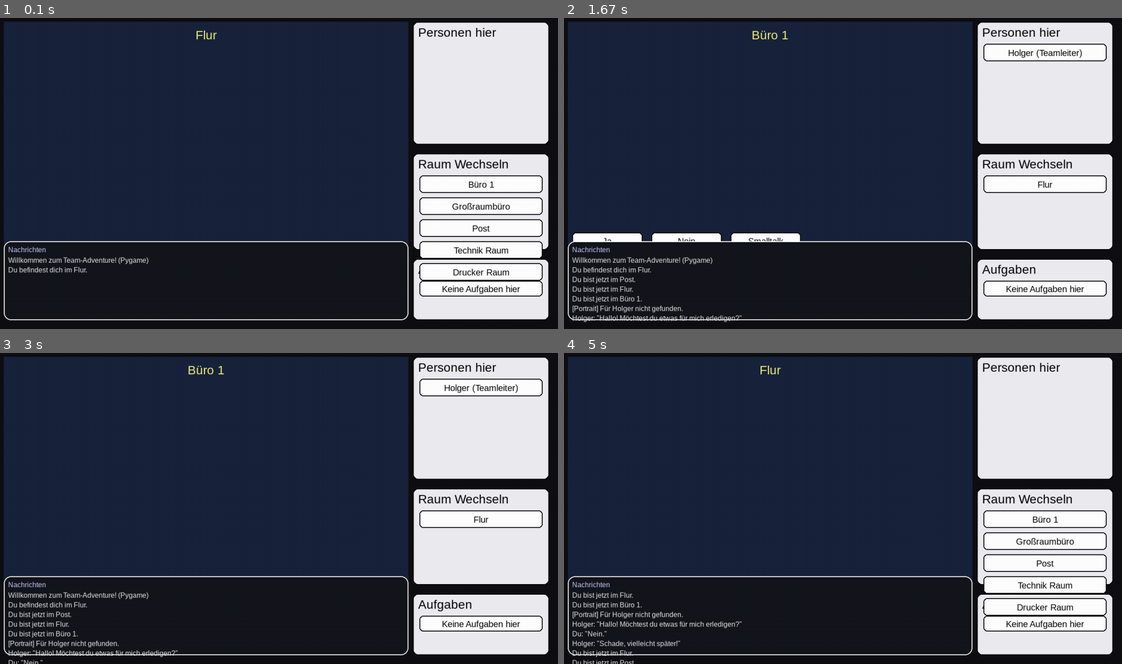
Above: before the commit, frames 1-4 (two rows, left to right).
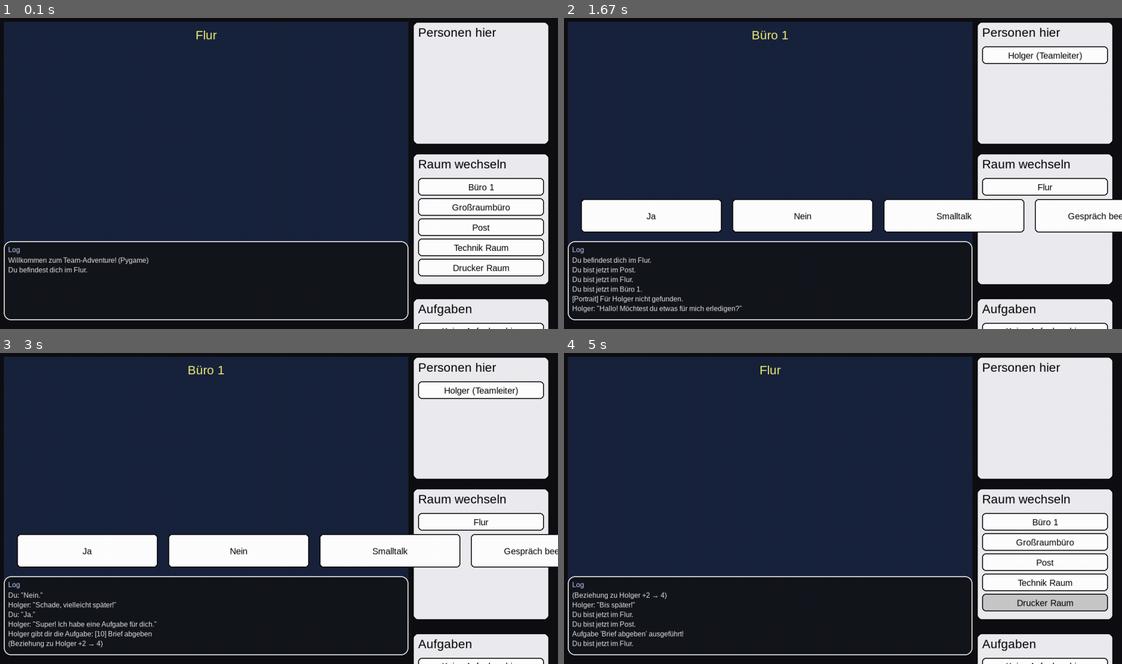
Above: after the commit, the same moments.

Repository: IboKrb/TeleTEXT
Game: pygame game, started from src/pygame_game.py
Two runs of this game, one before a commit and one after it. Both use one fixed random seed, a clock stepped at 60 frames per second and the inputs below.
Inputs (mouse positions are in pixels of both pictures, inside the frame that each line leads up to):
- Up to frame 1 (0.1 s): no input
- Up to frame 2 (1.67 s): press the mouse at (1043, 226) at 0.37 s; move the mouse to (854, 235) at 0.47 s; release the mouse at (664, 245) at 0.6 s; press the mouse at (1043, 185) at 0.7 s; move the mouse to (887, 123) at 0.8 s; release the mouse at (731, 58) at 0.93 s; press the mouse at (1043, 185) at 1.03 s; move the mouse to (976, 173) at 1.13 s; release the mouse at (909, 161) at 1.27 s; press the mouse at (1043, 55) at 1.37 s; move the mouse to (837, 77) at 1.47 s; release the mouse at (625, 101) at 1.6 s
- Up to frame 3 (3 s): click (94, 536) at 1.72 s; click "Nein" at 2.05 s; press the mouse at (89, 548) at 2.37 s; move the mouse to (206, 567) at 2.47 s; release the mouse at (323, 583) at 2.6 s; click (228, 402) at 2.72 s
- Up to frame 4 (5 s): press the mouse at (1077, 548) at 3.03 s; move the mouse to (982, 517) at 3.13 s; release the mouse at (882, 486) at 3.27 s; press the mouse at (1043, 520) at 3.37 s; move the mouse to (882, 520) at 3.47 s; release the mouse at (725, 520) at 3.6 s; press the mouse at (1043, 660) at 3.7 s; move the mouse to (960, 539) at 3.8 s; release the mouse at (870, 418) at 3.93 s; click "Post" at 4.05 s; press the mouse at (1043, 660) at 4.37 s; move the mouse to (993, 608) at 4.47 s; release the mouse at (943, 555) at 4.6 s; press the mouse at (1043, 520) at 4.7 s; move the mouse to (1049, 558) at 4.8 s; release the mouse at (1049, 595) at 4.93 s

The runs differ from the first frame. In frame 1, 4.9% of the frame differs, in the area x 1-99%, y 45-100%; in frame 2, 14%, in the area x 1-100%, y 8-100%; in frame 3, 14%; in frame 4, 7.1%.

Commit message:
Fullscreen, people portraits, button alignments, fonts/sizes reshaped

Diff:
--- a/src/pygame_game.py
+++ b/src/pygame_game.py
@@ -28,19 +28,21 @@
 ACCENT = (240, 240, 120)
 
 class Button:
-    def __init__(self, rect: pygame.Rect, text: str, callback, tooltip: Optional[str] = None):
+    def __init__(self, rect: pygame.Rect, text: str, callback, tooltip: Optional[str] = None, font: Optional[pygame.font.Font] = None):   # <- NEU):
         self.rect = rect
         self.text = text
         self.callback = callback
         self.tooltip = tooltip
         self.hover = False
+        self.font = FONT  # <- NEU
 
     def draw(self, surface: pygame.Surface):
         color = LIGHT_GRAY if self.hover else WHITE
         pygame.draw.rect(surface, color, self.rect, border_radius=8)
         pygame.draw.rect(surface, BLACK, self.rect, 2, border_radius=8)
-        text_surf = FONT.render(self.text, True, BLACK)
+        text_surf = self.font.render(self.text, True, BLACK) # <- geändert
         surface.blit(text_surf, text_surf.get_rect(center=self.rect.center))
+        text_surf = self.font.render(self.text, True, BLACK)  # <- nutzt self.font
 
     def handle_event(self, event: pygame.event.Event):
         if event.type == pygame.MOUSEMOTION:
@@ -51,7 +53,6 @@
                     self.callback()
 
 class Panel:
-    """Einfaches Rechteck-Panel mit Titel; verwendet für Seitenleisten/Log-Fenster."""
     def __init__(self, rect: pygame.Rect, title: str = ""):
         self.rect = rect
         self.title = title
@@ -62,6 +63,15 @@
         if self.title:
             title_surf = FONT_BIG.render(self.title, True, BLACK)
             surface.blit(title_surf, (self.rect.x + 12, self.rect.y + 8))
+
+    def content_rect(self, pad: int = 12) -> pygame.Rect:
+        title_h = (FONT_BIG.get_height() + 12) if self.title else 0
+        return pygame.Rect(
+            self.rect.x + pad,
+            self.rect.y + pad + title_h,
+            self.rect.width - 2*pad,
+            self.rect.height - 2*pad - title_h
+        )
 
 class TextLog:
     """Scrollbarer Text-Log mit anpassbarem Rahmen."""
@@ -145,27 +155,26 @@
 # Personen-Portraits laden
 ################################################################################
 
-# Wir erlauben ../assets als Root
+################################################################################
+# Personen-Portraits laden
+################################################################################
+
+################################################################################
+# Personen-Portraits laden
+################################################################################
+
 ASSETS_ROOTS = [
     os.path.join(os.path.dirname(__file__), "../assets"),
 ]
 
 def load_person_portrait(person_name: str, target_size: Tuple[int, int]) -> Optional[pygame.Surface]:
-    """
-    Erwartete Struktur (Case-sensitiv je nach OS):
-        ../assets/People/<PersonenName>/<nameNeutral>.(png|jpg|jpeg|webp)
-    Beispiel:
-        ../assets/People/Kirsten/kirstenNeutral.png
-    """
     folder_name = person_name
     basefile = person_name[:1].lower() + person_name[1:] + "Neutral"
-
     candidates = []
     for root in ASSETS_ROOTS:
         base_dir = os.path.join(root, "People", folder_name)
         for ext in (".png", ".jpg", ".jpeg", ".webp"):
             candidates.append(os.path.join(base_dir, basefile + ext))
-
     for path in candidates:
         if os.path.exists(path):
             try:
@@ -186,10 +195,6 @@
     return pygame.transform.smoothscale(surface, (nw, nh))
 
 def load_room_background(raum: Raum, target_size: Tuple[int, int]) -> pygame.Surface:
-    """
-    Versucht, ein Hintergrundbild aus ../assets/Rooms/<raumname>.png zu laden.
-    Fallback: einfärbte Fläche mit Raumtitel.
-    """
     filename = f"{raum.name.lower().replace(' ', '_')}.png"
     path = os.path.join(ASSETS_DIR, filename)
     surf = pygame.Surface(target_size)
@@ -200,216 +205,230 @@
             return img
         except Exception:
             pass
-
-    # Fallback: einfärben + Titel
     surf.fill(DARK_BLUE)
     title = FONT_BIG.render(raum.name, True, ACCENT)
     surf.blit(title, title.get_rect(center=(target_size[0] // 2, 30)))
     return surf
 
-def wrap_text(text: str, font: pygame.font.Font, max_width: int) -> List[str]:
-    words = text.split(" ")
-    lines = []
-    cur = ""
-    for w in words:
-        test = (cur + " " + w).strip()
-        if font.size(test)[0] <= max_width:
-            cur = test
+def preload_room_backgrounds(raeume, target_size):
+    """Einmalig beim Start alle Raum-Hintergründe laden & skalieren."""
+    cache = {}
+    for raum in raeume.values():
+        filename = f"{raum.name.lower().replace(' ', '_')}.png"
+        path = os.path.join(ASSETS_DIR, filename)
+        if os.path.exists(path):
+            try:
+                img = pygame.image.load(path).convert()
+                img = pygame.transform.smoothscale(img, target_size)
+                cache[raum.name] = img
+            except Exception:
+                surf = pygame.Surface(target_size)
+                surf.fill(DARK_BLUE)
+                title = FONT_BIG.render(raum.name, True, ACCENT)
+                surf.blit(title, title.get_rect(center=(target_size[0] // 2, 30)))
+                cache[raum.name] = surf
         else:
-            lines.append(cur)
-            cur = w
-    if cur:
-        lines.append(cur)
-    return lines
+            surf = pygame.Surface(target_size)
+            surf.fill(DARK_BLUE)
+            title = FONT_BIG.render(raum.name, True, ACCENT)
+            surf.blit(title, title.get_rect(center=(target_size[0] // 2, 30)))
+            cache[raum.name] = surf
+    return cache
 
 class GameApp:
+
+    def get_room_area(self) -> pygame.Rect:
+        # gleiche Fläche wie beim Zeichnen des Hintergrunds
+        return pygame.Rect(20, 20, self.width - 360, self.height - 200)
+
+    def build_dialog_buttons(self):
+        self.dialog_buttons.clear()
+
+        room_area = self.get_room_area()
+        # Unterkante, die nicht vom Log verdeckt wird
+        safe_bottom = self.log.rect.y - 12
+    # Verdoppelt:
+        btn_h = 76      # vorher 38
+        btn_w = 320     # vorher 160
+        gap   = 24      # vorher 12
+        # Eine Zeile Buttons direkt über dem Log, aber noch innerhalb des Raum-Bereichs
+        y = max(room_area.y + 8, safe_bottom - btn_h - 8)
+        x = room_area.x + 30
+
+        options = [
+            ("Ja",       lambda: self.choose_dialog("ja")),
+            ("Nein",     lambda: self.choose_dialog("nein")),
+            ("Smalltalk",lambda: self.choose_dialog("smalltalk")),
+            ("Gespräch beenden", self.end_conversation),
+        ]
+        for text, cb in options:
+            rect = pygame.Rect(x, y, btn_w, btn_h)
+            self.dialog_buttons.append(Button(rect, text, cb, font=FONT_BIG))
+            x += btn_w + gap
+
+
     def __init__(self, width=1280, height=720):
         self.width = width
         self.height = height
-        self.screen = pygame.display.set_mode((0,0),pygame.FULLSCREEN)
+        self.screen = pygame.display.set_mode((0, 0), pygame.FULLSCREEN)
+        self.width, self.height = self.screen.get_size()
         pygame.display.set_caption("Team-Adventure (Pygame)")
 
-        # Setup-Daten laden (Personen & Räume)
         setup = Setup()
         self.personen = setup.personen_erzeugen()
         self.raeume = setup.raum_erzeugen(self.personen)
         self.aktueller_raum: Raum = self.raeume["flur"]
 
-        # UI-Elemente (Panels)
         self.panel_people = Panel(pygame.Rect(self.width - 330, 20, 310, 280), "Personen hier")
-        self.panel_nav = Panel(pygame.Rect(self.width - 330, 320, 310, 220), "Raum Wechseln")
-        self.panel_tasks = Panel(pygame.Rect(self.width - 330, 560, 310, 140), "Aufgaben")
+        self.panel_nav    = Panel(pygame.Rect(self.width - 330, 320, 310, 300), "Raum wechseln")
+        self.panel_tasks  = Panel(pygame.Rect(self.width - 330, 650, 310, 140), "Aufgaben")
+
         self.log = TextLog(
             pygame.Rect(20, self.height - 200, self.width - 360, 180),
-            max_lines=9,
-            title="Nachrichten",
+            max_lines=6,
             bg_color=(20, 22, 28),
             border_color=(255, 255, 255),
             border_width=2,
             radius=16,
             text_color=(230, 230, 230),
             title_color=(200, 200, 255)
-)
-
-
-        # Buttons dynamisch je nach Raum
+        )
+
         self.person_buttons: List[Button] = []
         self.nav_buttons: List[Button] = []
         self.task_buttons: List[Button] = []
-
-        # Action-Buttons (Dialogoptionen), eingeblendet wenn Person angeklickt
         self.dialog_buttons: List[Button] = []
         self.active_person: Optional[Person] = None
         self.active_portrait: Optional[pygame.Surface] = None
 
-        def preload_room_backgrounds(raeume, target_size):
-            cache = {}
-            for raum in raeume.values():
-                filename = f"{raum.name.lower().replace(' ', '_')}.png"
-                path = os.path.join(ASSETS_DIR, filename)
-                if os.path.exists(path):
-                    try:
-                        img = pygame.image.load(path).convert()
-                        img = pygame.transform.smoothscale(img, target_size)
-                        cache[raum.name] = img
-                    except Exception:
-                        # Defektes Bild → Fallback
-                        surf = pygame.Surface(target_size)
-                        surf.fill(DARK_BLUE)
-                        title = FONT_BIG.render(raum.name, True, ACCENT)
-                        surf.blit(title, title.get_rect(center=(target_size[0] // 2, 30)))
-                        cache[raum.name] = surf
-                else:
-                    # Fallback: einfärben + Titel
-                    surf = pygame.Surface(target_size)
-                    surf.fill(DARK_BLUE)
-                    title = FONT_BIG.render(raum.name, True, ACCENT)
-                    surf.blit(title, title.get_rect(center=(target_size[0] // 2, 30)))
-                    cache[raum.name] = surf
-
-            return cache  # <- WICHTIG: außerhalb der Schleife, nicht im else!
-
-
-       # Preload Hintergründe (einmalig)
+        # Preload Hintergründe (einmalig)
         self.room_backgrounds = preload_room_backgrounds(
             self.raeume, (self.width - 360, self.height - 200)
         )
         self.room_bg = self.room_backgrounds[self.aktueller_raum.name]
 
-        # UI aufbauen, aber HINTERGRUND NICHT neu laden
         self.rebuild_room_ui(full=False)
-
         self.log.add("Willkommen zum Team-Adventure! (Pygame)")
         self.log.add(f"Du befindest dich im {self.aktueller_raum.name}.")
 
         self.clock = pygame.time.Clock()
         self.running = True
 
+    def draw_buttons_in_panel(self, panel: Panel, buttons: List[Button]):
+        """Zeichnet Buttons geclippt in die Panel-Innenfläche."""
+        inner = panel.content_rect()
+        prev = self.screen.get_clip()
+        self.screen.set_clip(inner)
+        for b in buttons:
+            b.draw(self.screen)
+        self.screen.set_clip(prev)
+
     def rebuild_room_ui(self, full=False):
-        """Erstellt die Buttons neu, basierend auf dem aktuellen Raumzustand."""
         if full:
             self.room_bg = load_room_background(self.aktueller_raum, (self.width - 360, self.height - 200))
 
-        # Personen-Buttons
+        # Personen
         self.person_buttons.clear()
-        x = self.panel_people.rect.x + 15
-        y = self.panel_people.rect.y + 50
+        people_inner = self.panel_people.content_rect()
+        x, y, w = people_inner.x, people_inner.y, people_inner.width
         for p in self.aktueller_raum.personen:
-            rect = pygame.Rect(x, y, 280, 40)
-            self.person_buttons.append(Button(rect, f"{p.name} ({p.rolle})", lambda pers=p: self.on_person_clicked(pers)))
-            y += 50
-
-        # Navigations-Buttons (verbindungen)
+            rect = pygame.Rect(x, y, w, 40)
+            self.person_buttons.append(Button(rect, f"{p.name} ({p.rolle})",
+                                              lambda pers=p: self.on_person_clicked(pers)))
+            y += 46
+
+        # Navigation
         self.nav_buttons.clear()
-        x = self.panel_nav.rect.x + 15
-        y = self.panel_nav.rect.y + 50
+        nav_inner = self.panel_nav.content_rect()
+        x, y, w = nav_inner.x, nav_inner.y, nav_inner.width
         for vr in self.aktueller_raum.verbindungen:
-            rect = pygame.Rect(x, y, 280, 40)
-            self.nav_buttons.append(Button(rect, vr.name, lambda ziel=vr: self.on_change_room(ziel.name)))
-            y += 50
-
-        # Aufgaben-Buttons (im Raum vorhandene Aufgaben ausführen)
+            rect = pygame.Rect(x, y, w, 40)
+            self.nav_buttons.append(Button(rect, vr.name,
+                                           lambda ziel=vr: self.on_change_room(ziel.name)))
+            y += 46
+
+        # Aufgaben
         self.build_task_buttons()
 
-        # Dialog-Buttons leeren
+        # Dialog-UI reset
         self.dialog_buttons.clear()
         self.active_person = None
+        self.active_portrait = None
 
     def build_task_buttons(self):
         self.task_buttons.clear()
-        x = self.panel_tasks.rect.x + 15
-        y = self.panel_tasks.rect.y + 50
+        task_inner = self.panel_tasks.content_rect()
+        x, y, w = task_inner.x, task_inner.y, task_inner.width
         if not self.aktueller_raum.aufgaben:
-            rect = pygame.Rect(x, y, 280, 36)
+            rect = pygame.Rect(x, y, w, 36)
             self.task_buttons.append(Button(rect, "Keine Aufgaben hier", lambda: None))
             return
         for aufgabe in self.aktueller_raum.aufgaben:
-            # Jede Aufgabe per Klick ausführen
             label = f"[{aufgabe.id}] {aufgabe.name}"
-            rect = pygame.Rect(x, y, 280, 36)
-            self.task_buttons.append(Button(rect, label, lambda a_id=aufgabe.id: self.on_execute_task(a_id)))
+            rect = pygame.Rect(x, y, w, 36)
+            self.task_buttons.append(Button(rect, label,
+                                            lambda a_id=aufgabe.id: self.on_execute_task(a_id)))
             y += 42
 
     def on_person_clicked(self, person: Person):
-        """Person ausgewählt → Dialogoptionen zeigen (statt input())."""
         self.active_person = person
-        # Portrait laden (z. B. ../assets/People/Kirsten/kirstenNeutral.png)
-        self.active_portrait = load_person_portrait(person.name, (420, 420))
+
+        # >>> dynamische Zielgröße fürs Portrait (groß)
+        room_area = self.get_room_area()
+        target_w = int(room_area.width * 0.35)   # ~35% der Raum-Breite
+        target_h = int(room_area.height * 0.90)  # ~90% der Raum-Höhe
+        self.active_portrait = load_person_portrait(person.name, (target_w, target_h))
+        # <<<
+
         if self.active_portrait:
             self.log.add(f"[Portrait] {person.name} geladen.")
         else:
             self.log.add(f"[Portrait] Für {person.name} nicht gefunden.")
-        self.log.add(f"{person.name}: \"Hallo! Möchtest du etwas für mich erledigen?\"")
-        self.dialog_buttons.clear()
-
-        # Drei Optionen wie in eurer Terminal-Version
-        base_y = self.height - 220
-        options = [
-            ("Ja", lambda: self.choose_dialog("ja")),
-            ("Nein", lambda: self.choose_dialog("nein")),
-            ("Smalltalk", lambda: self.choose_dialog("smalltalk")),
-        ]
-        x = 30
-        for text, cb in options:
-            rect = pygame.Rect(x, base_y, 160, 38)
-            self.dialog_buttons.append(Button(rect, text, cb))
-            x += 180
+        self.log.add(f'{person.name}: "Hallo! Möchtest du etwas für mich erledigen?"')
+
+        # Nur HIER die Dialog-Buttons bauen (oben, nicht vom Log verdeckt)
+        self.build_dialog_buttons()
 
     def choose_dialog(self, answer: str):
         p = self.active_person
         if p is None:
             return
         ans = answer.lower()
+
         if ans == "ja":
-            self.log.add(f"Du: \"Ja.\"")
-            self.log.add(f"{p.name}: \"Super! Ich habe eine Aufgabe für dich.\"")
-            # Aufgabe erzeugen: aus alter Spiel-Logik übernommen
+            self.log.add('Du: "Ja."')
+            self.log.add(f'{p.name}: "Super! Ich habe eine Aufgabe für dich."')
             self.create_task_from_person(p)
             p.relationship += 2
             self.log.add(f"(Beziehung zu {p.name} +2 → {p.relationship})")
-            # Aufgaben-Panel neu bauen
             self.build_task_buttons()
+
         elif ans == "smalltalk":
-            self.log.add("Du: \"Smalltalk.\"")
+            self.log.add('Du: "Smalltalk."')
             if p.rede_lust > 3:
-                self.log.add(f"{p.name}: \"Oh, ich rede so gerne... Übrigens, wusstest du schon, dass ...\"")
+                self.log.add(f'{p.name}: "Oh, ich rede so gerne... Übrigens, wusstest du schon, dass ..."')
             else:
-                self.log.add(f"{p.name}: \"Hm, na gut.\"")
+                self.log.add(f'{p.name}: "Hm, na gut."')
             p.relationship += 1
             self.log.add(f"(Beziehung zu {p.name} +1 → {p.relationship})")
+
         elif ans == "nein":
-            self.log.add("Du: \"Nein.\"")
-            self.log.add(f"{p.name}: \"Schade, vielleicht später!\"")
+            self.log.add('Du: "Nein."')
+            self.log.add(f'{p.name}: "Schade, vielleicht später!"')
+
         else:
-            self.log.add(f"{p.name}: \"Okay.\"")
-
-        # Dialog-Buttons schließen
+            self.log.add(f'{p.name}: "Okay."')
+
+        # WICHTIG: NICHT self.dialog_buttons.clear() und NICHT active_* = None
+        # Person bleibt sichtbar, bis "Gespräch beenden" gedrückt wird.
+    def end_conversation(self):
+        if self.active_person:
+            self.log.add(f'{self.active_person.name}: "Bis später!"')
         self.dialog_buttons.clear()
         self.active_person = None
         self.active_portrait = None
 
     def create_task_from_person(self, person: Person):
-        """Erzeugt eine Aufgabe abhängig von der Person und legt sie im passenden Raum ab."""
         if person.name == "Holger":
             neue_aufgabe = Aufgabe(10, "Brief abgeben", "Gehe zur Post und gib den Brief ab.")
             self.raeume["post"].aufgaben.append(neue_aufgabe)
@@ -426,7 +445,6 @@
             self.log.add(f"{person.name} hat aktuell keine Aufgabe für dich.")
 
     def raum_wechseln(self, neuer_raum: str):
-        """Wechselt den Raum, wenn eine Verbindung existiert (neuer_raum: lowercase Name)."""
         for raum in self.aktueller_raum.verbindungen:
             if raum.name.lower() == neuer_raum:
                 self.aktueller_raum = raum
@@ -435,7 +453,6 @@
         self.log.add("Du kannst nicht dorthin gehen.")
 
     def aufgabe_ausfuehren(self, aufgabe_id: int):
-        """Führt eine Aufgabe im aktuellen Raum aus und entfernt sie."""
         for aufgabe in list(self.aktueller_raum.aufgaben):
             if aufgabe.id == aufgabe_id:
                 self.log.add(f"Aufgabe '{aufgabe.name}' ausgeführt!")
@@ -444,15 +461,12 @@
         self.log.add("Ungültige Aufgaben-ID.")
 
     def on_change_room(self, zielraum_name: str):
-        """Raumwechsel via Button."""
         self.raum_wechseln(zielraum_name.lower())
         self.rebuild_room_ui(full=False)
         self.room_bg = self.room_backgrounds[self.aktueller_raum.name]
         self.active_portrait = None
 
     def on_execute_task(self, aufgabe_id: int):
-        """Aufgabe im aktuellen Raum ausführen (wie 'aufgabe_ausfuehren')."""
-        # Prüfen, ob Aufgabe existiert
         found = False
         for a in list(self.aktueller_raum.aufgaben):
             if a.id == aufgabe_id:
@@ -464,55 +478,66 @@
             self.log.add("Ungültige Aufgaben-ID oder Aufgabe nicht in diesem Raum.")
         self.build_task_buttons()
 
+    # In class GameApp:
+    def get_room_area(self) -> pygame.Rect:
+        return pygame.Rect(20, 20, self.width - 360, self.height - 200)
+
     def draw(self):
         self.screen.fill((15, 15, 20))
 
-        # Hintergrund / Raumfläche links
-        room_area = pygame.Rect(20, 20, self.width - 360, self.height - 200)
+        # Raumfläche + Hintergrund
+        room_area = self.get_room_area()
         pygame.draw.rect(self.screen, BLACK, room_area, 2, border_radius=16)
         self.screen.blit(self.room_bg, room_area)
-
-        # Portrait im Raum-Bereich anzeigen, falls vorhanden
-        if self.active_portrait:
-            portrait_frame = pygame.Rect(room_area.x + 600, room_area.y + 120, 320, 420)
-            img_rect = self.active_portrait.get_rect(center=portrait_frame.center)
-            prev_clip = self.screen.get_clip()
-            self.screen.set_clip(portrait_frame)
-            self.screen.blit(self.active_portrait, img_rect)
-            self.screen.set_clip(prev_clip)
-            if self.active_person:
-                name_ts = FONT_BIG.render(self.active_person.name, True, WHITE)
-                self.screen.blit(name_ts, (portrait_frame.x + 12, portrait_frame.y + 10))
 
         # Panels
         self.panel_people.draw(self.screen)
         self.panel_nav.draw(self.screen)
         self.panel_tasks.draw(self.screen)
 
-        # Buttons
-        for b in self.person_buttons: b.draw(self.screen)
-        for b in self.nav_buttons: b.draw(self.screen)
-        for b in self.task_buttons: b.draw(self.screen)
-        for b in self.dialog_buttons: b.draw(self.screen)
+        # Buttons geclippt in Panels
+        self.draw_buttons_in_panel(self.panel_people, self.person_buttons)
+        self.draw_buttons_in_panel(self.panel_nav, self.nav_buttons)
+        self.draw_buttons_in_panel(self.panel_tasks, self.task_buttons)
+
+        # PORTRAIT: rechts im Raum, unten bündig
+        if self.active_portrait:
+            img = self.active_portrait
+            img_rect = img.get_rect()
+            margin_right = 24
+            margin_bottom = 16
+            img_rect.right = room_area.right - margin_right
+            img_rect.bottom = room_area.bottom - margin_bottom
+
+            prev_clip = self.screen.get_clip()
+            self.screen.set_clip(room_area)               # nur innerhalb des Raums zeichnen
+            self.screen.blit(img, img_rect)
+            self.screen.set_clip(prev_clip)
+
+            if self.active_person:
+                name_ts = FONT_BIG.render(self.active_person.name, True, WHITE)
+                self.screen.blit(name_ts, (img_rect.x + 12, img_rect.y + 8))
+
+        # Dialog-Buttons (liegen nicht in einem Panel)
+        for b in self.dialog_buttons:
+            b.draw(self.screen)
 
         # Log
         self.log.draw(self.screen)
-
         pygame.display.flip()
+
 
     def run(self):
         while self.running:
             for event in pygame.event.get():
                 if event.type == pygame.QUIT:
                     self.running = False
-                    self.log.handle_event(event)  # <— hinzufügen
-                # Button Events
+                self.log.handle_event(event)  # wichtig: außerhalb des QUIT-Zweigs
                 for b in (self.person_buttons + self.nav_buttons + self.task_buttons + self.dialog_buttons):
                     b.handle_event(event)
 
             self.draw()
             self.clock.tick(60)
-
         pygame.quit()
 
 if __name__ == "__main__":
Not shown, added: assets/People/Flo/floAngry.png
Not shown, added: assets/People/Flo/floHappy.png
Not shown, added: assets/People/Flo/floNeutral.png
Not shown, added: assets/People/Flo/floQuestion.png
